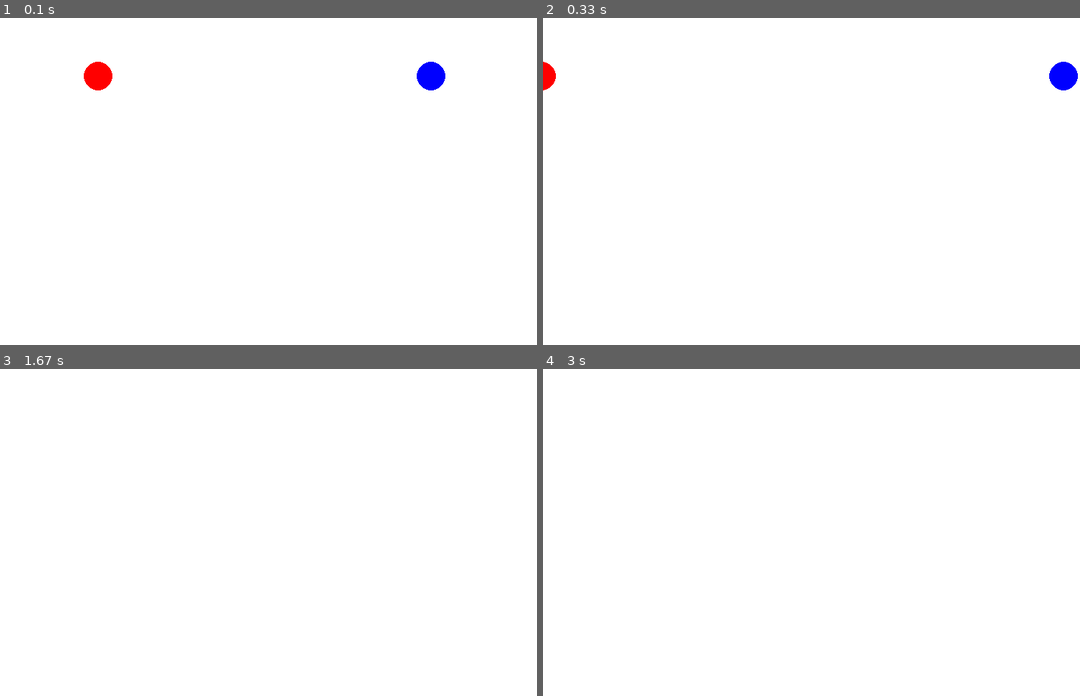
Above: before the commit, frames 1-4 (two rows, left to right).
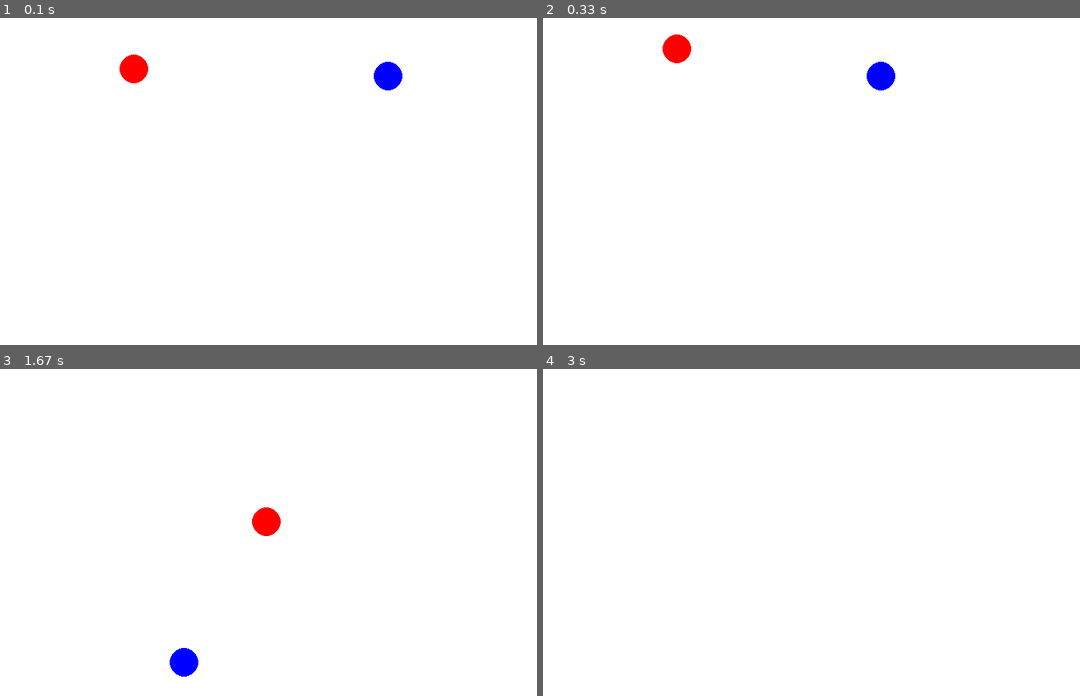
Above: after the commit, the same moments.

Repository: myhotchoc/Space-Simulator
Game: pygame game, started from Gravity Test v2.py
Two runs of this game, one before a commit and one after it. Both use one fixed random seed, a clock stepped at 60 frames per second and the inputs below.
Inputs:
- Up to frame 1 (0.1 s): no input
- Up to frame 2 (0.33 s): no input
- Up to frame 3 (1.67 s): no input
- Up to frame 4 (3 s): no input

The runs differ from the first frame. In frame 1, 1.4% of the frame differs, in the area x 15-83%, y 11-23%; in frame 2, 1.2%; in frame 3, 0.7%; in frame 4, nothing differs.

Commit message:
Update Gravity Test v2.py

Diff:
--- a/Gravity Test v2.py
+++ b/Gravity Test v2.py
@@ -14,7 +14,7 @@
 
 ## Resolves vector into x and y components, returns (x, y) for <magnitude, angle>
 def resolve(mag, t):
-    return (mag * math.cos(t), mag * math.sin(t))
+    return (mag * math.sin(t), mag * math.cos(t))
 
 ## Class for body
 class Body(object):
@@ -48,7 +48,11 @@
         x = self.pos[0] - b2.pos[0]
 
         ## Finds angle to horizontal between bodies
-        theta = math.atan(y/x)
+
+        if x == 0:
+            theta = math.pi/2
+        else:
+            theta = math.atan(y/x)
 
         ## Returns x and y components of force
         return resolve(f, theta)
@@ -106,8 +110,8 @@
 
 ## Body(mass, u(mag,dir), pos(x,y), col(rgb))
 ## Defining 2 bodies
-body1 = Body(100, (10, math.pi), (int(win_size[1]/4), int(win_size[1]/2)), (255,0,0))
-body2 = Body(100, (10, math.pi/6), (int(3*win_size[1]/4), int(win_size[1]/2)), (0,0,255))
+body1 = Body(50, (2, math.pi), (int(win_size[1]/4), int(win_size[1]/2)), (255,0,0))
+body2 = Body(50, (-5, math.pi/2), (int(3*win_size[1]/4), int(win_size[1]/2)), (0,0,255))
 
 ## Window runtime loop
 win_loop = True
